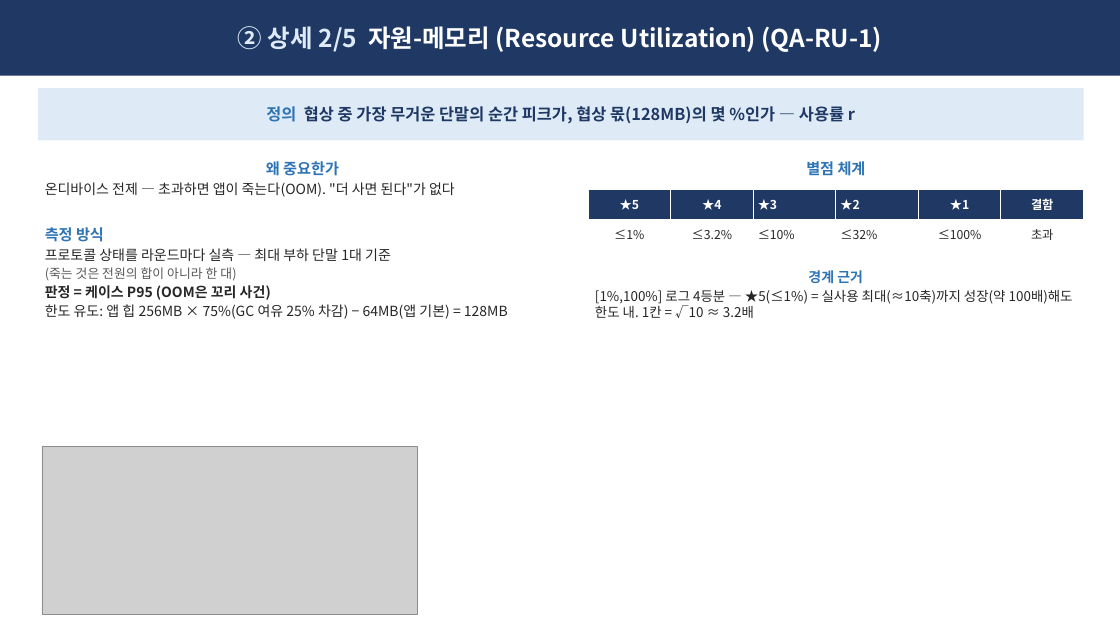
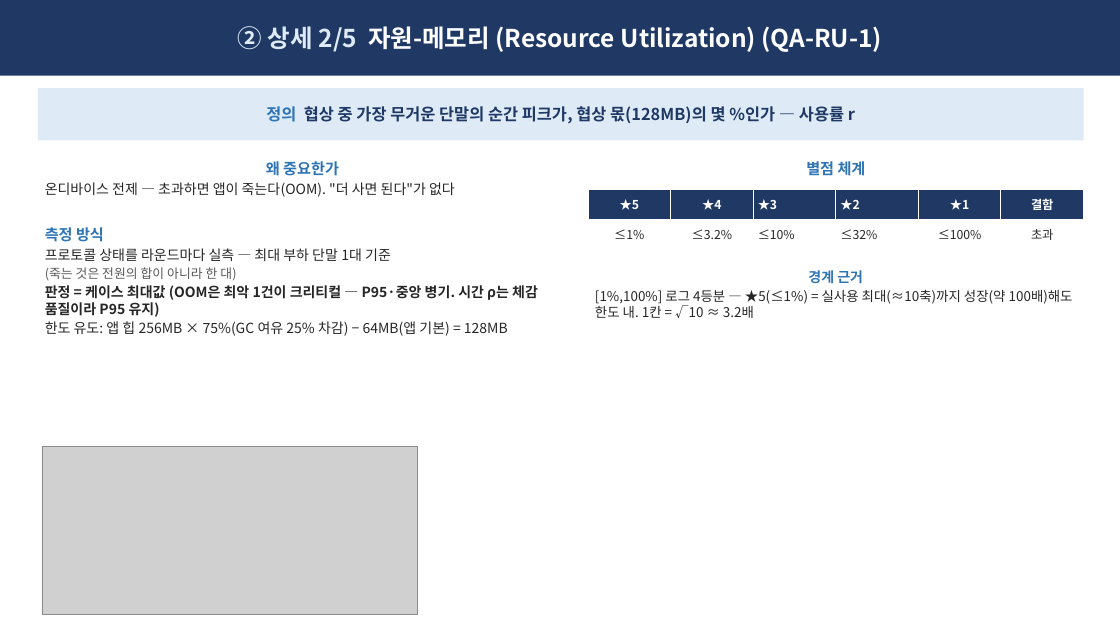
Before and after one commit to Sunwoo-Nam/architect-teamproject, a slide deck: slide 4 of docs/changbae/65-QA-종합-임원보고.pptx. Drawn at 1120x630 pixels with LibreOffice and Linux fonts; fonts in the diff are those of the drawing; grey boxes stand for pictures. Boxes give left, top, right and bottom in pixels: in the first picture for what was removed or moved away, otherwise in the second. Text is boxed around its words. In the diff, an @@ line names an element or a change of style, - is before the commit and + after.

```diff
--- a/docs/changbae/65-QA-종합-임원보고.pptx
+++ b/docs/changbae/65-QA-종합-임원보고.pptx
@@ text at (x1=45, y1=285, x2=538, y2=317): text changed @@
-판정 = 케이스 P95 (OOM은 꼬리 사건)
+판정 = 케이스 최대값 (OOM은 최악 1건이 크리티컬 — P95·중앙 병기. 시간 ρ는 체감 품질이라 P95 유지)
```
Also in this commit, not shown: 4 other slides changed, 17 other files.
